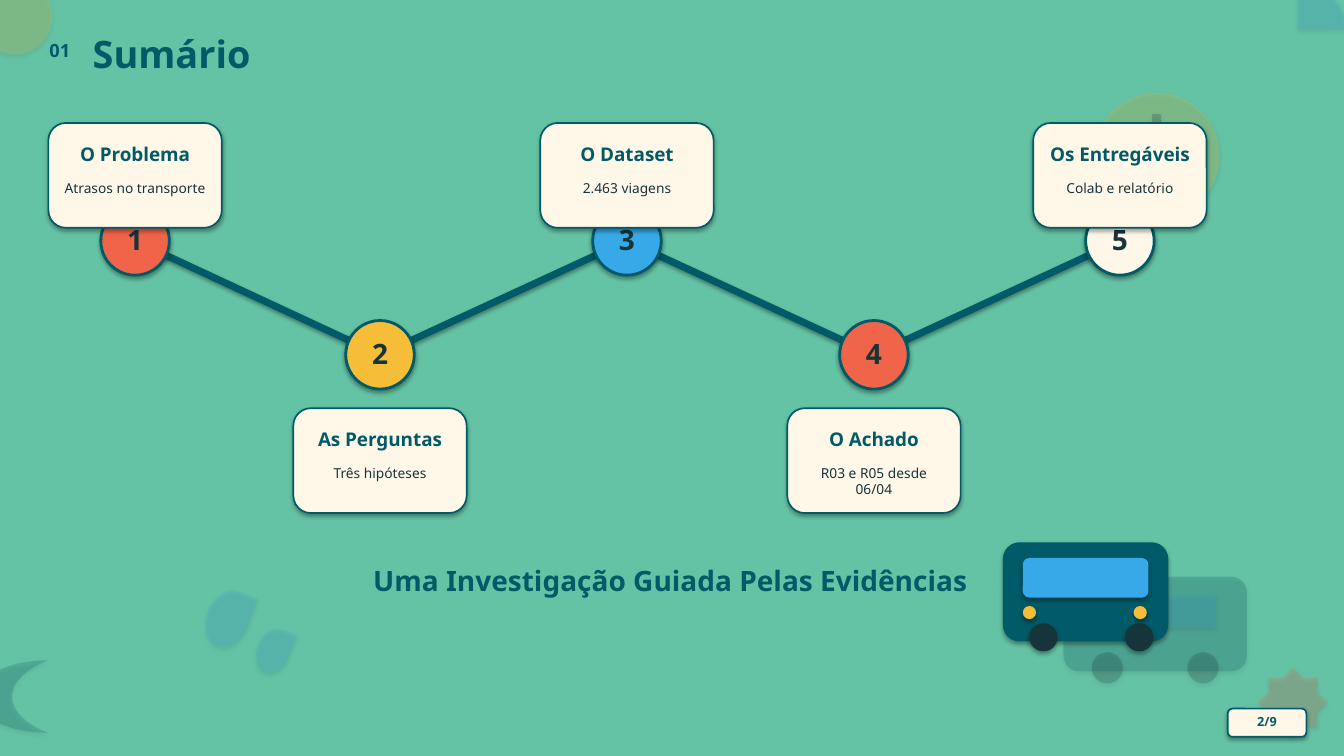
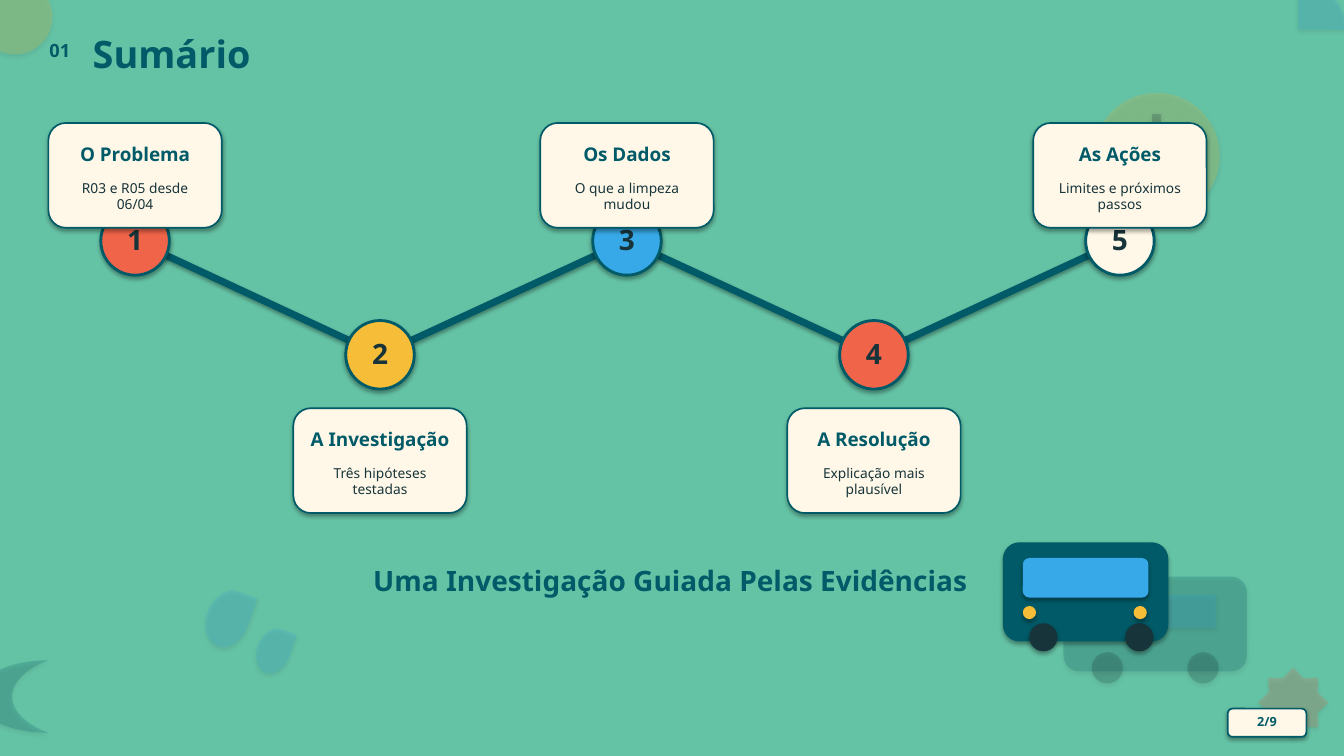
Before and after one commit to JulianaBallin/TransitTrace, a slide deck: slide 2 of docs/apresentacao/apresentacao_rota_em_dia.pptx. Drawn at 1344x756 pixels with LibreOffice and Linux fonts; fonts in the diff are those of the drawing. Boxes give left, top, right and bottom in pixels: in the first picture for what was removed or moved away, otherwise in the second. Text is boxed around its words. In the diff, an @@ line names an element or a change of style, - is before the commit and + after.

Commit message:
chore: regenerate notebook, charts, slides and report
Rebuilt from the updated sources with pandas 3.0.6. The treated dataset is
unchanged. The notebook is executed without errors and the slides PDF was
exported with LibreOffice 26.8.

```diff
--- a/docs/apresentacao/apresentacao_rota_em_dia.pptx
+++ b/docs/apresentacao/apresentacao_rota_em_dia.pptx
@@ text at (583,146,670,162): text changed @@
-O Dataset
+Os Dados
@@ text at (1079,146,1161,166): text changed @@
-Os Entregáveis
+As Ações
@@ text at (82,182,188,209): text changed @@
-Atrasos no transporte
+R03 e R05 desde 06/04
@@ text at (575,182,679,209): text changed @@
-2.463 viagens
+O que a limpeza mudou
@@ text at (1059,182,1181,213): text changed @@
-Colab e relatório
+Limites e próximos passos
@@ text at (311,431,450,451): text changed @@
-As Perguntas
+A Investigação
@@ text at (817,431,930,451): text changed @@
-O Achado
+A Resolução
@@ text at (334,467,426,494): text changed @@
-Três hipóteses
+Três hipóteses testadas
@@ text at (823,467,925,498): text changed @@
-R03 e R05 desde 06/04
+Explicação mais plausível
```
Also in this commit, not shown: 4 other slides changed, 3 slides added, 3 slides removed, 9 other files.
